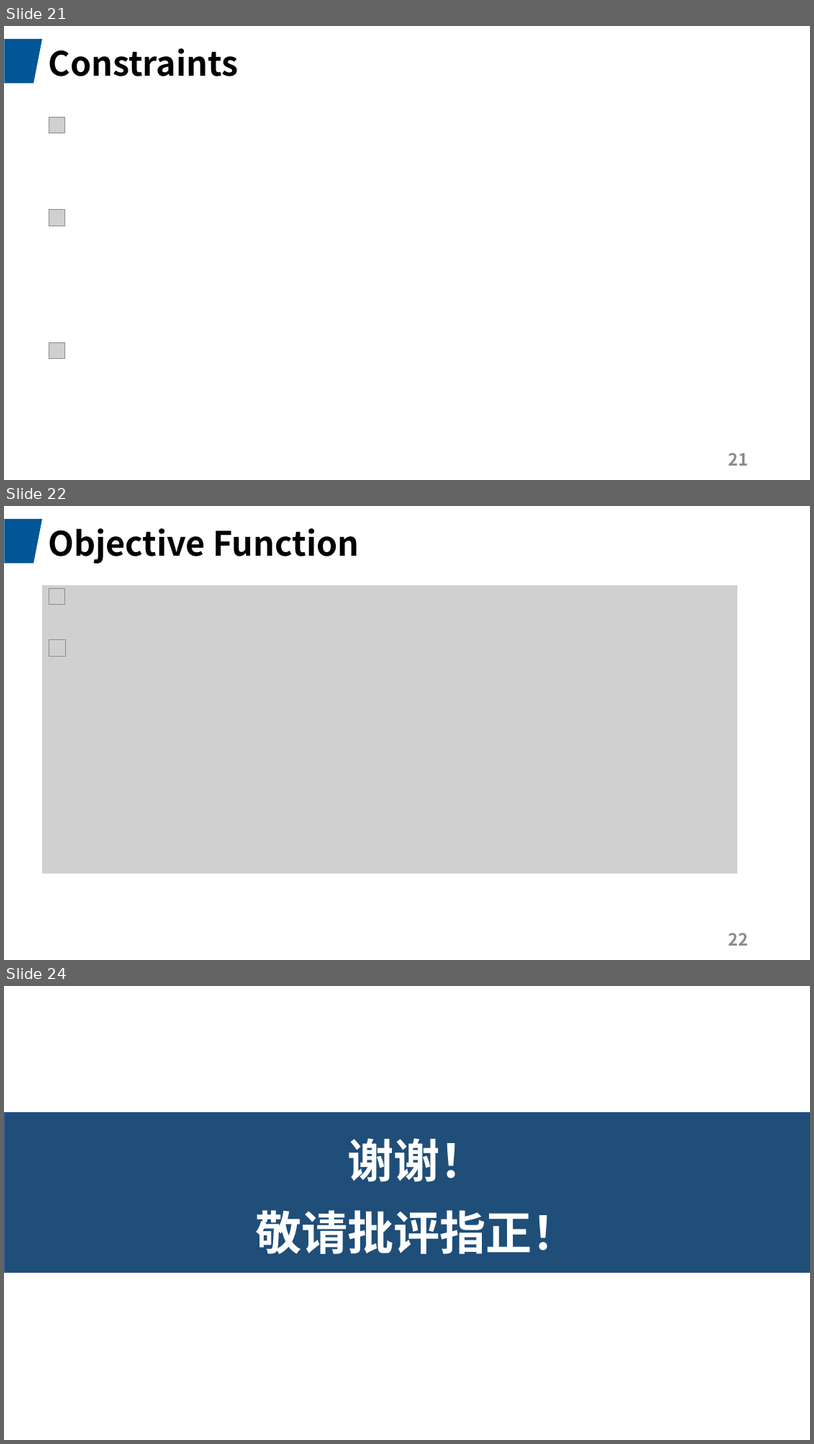
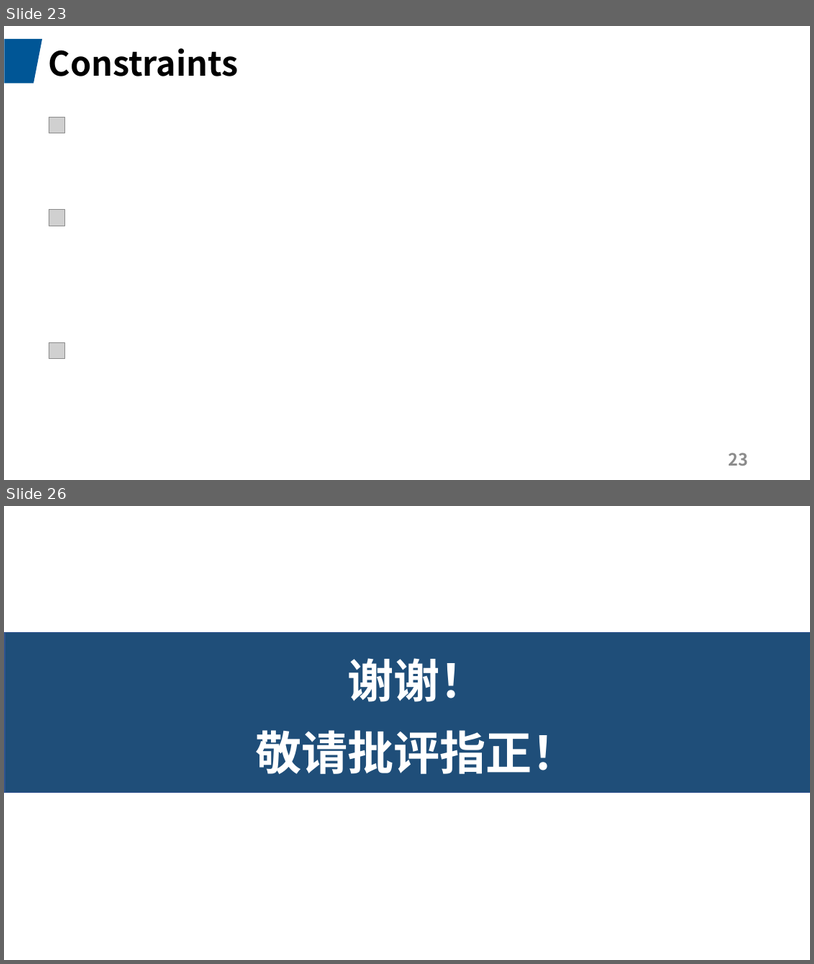
Before and after one commit to JadeQiong/DSE, a slide deck: 组会3.31GNN.pptx. Shown one above the other, each under a label of ours: slides 21, 22 and 24 before the commit, slides 23 and 26 after it; the slides between them are not shown. The pictures are 814x1444 and 814x964 pixels, drawn with LibreOffice and Linux fonts; fonts in the diff are those of the drawing; grey boxes stand for pictures. Boxes give left, top, right and bottom in pixels: in the first picture for what was removed or moved away, otherwise in the second. Text is boxed around its words. In the diff, an @@ line names an element or a change of style, - is before the commit and + after.

```diff
--- a/组会3.31GNN.pptx
+++ b/组会3.31GNN.pptx
@@ slide 22 removed at bbox=[4, 506, 810, 960], background #FFFFFF; not listed: 1 template element that a slide beside it also shows @@
@@ title removed at bbox=[48, 528, 360, 564] @@
-Objective Function
@@ picture removed at bbox=[42, 585, 738, 873] @@
@@ picture removed at bbox=[49, 588, 65, 605] @@
@@ picture removed at bbox=[49, 640, 66, 656] @@
@@ page number removed at bbox=[729, 932, 749, 945] @@
-22
@@ what was slide 21 is now slide 23 @@
@@ page number at bbox=[729, 452, 749, 465]: text changed @@
-21
+23
@@ what was slide 24 is now slide 26 @@
```
Also in this commit, not shown: 2 slides changed, 3 slides added, 1 other file.
